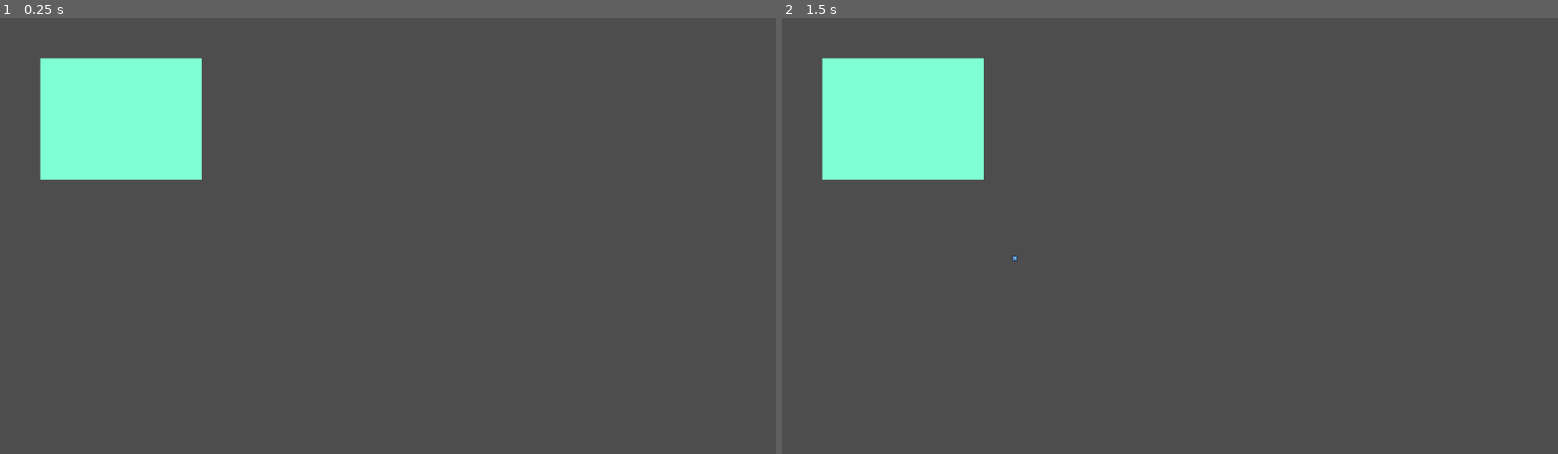
Above: before the commit, frames 1-2 (left to right).
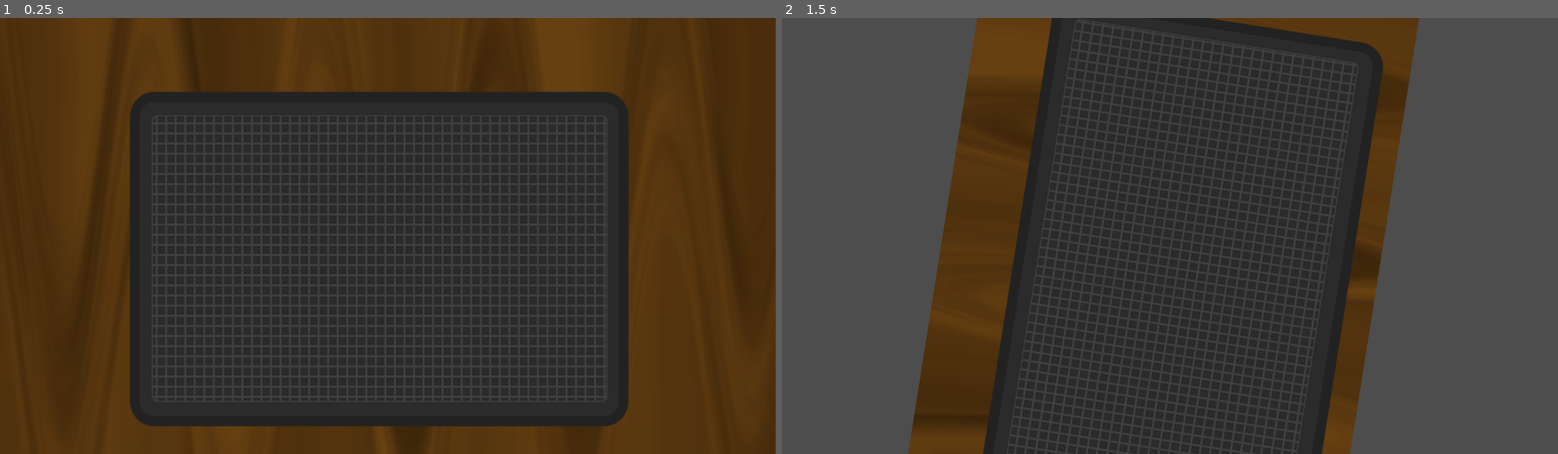
Above: after the commit, the same moments.

Repository: Valvetronix/ggj-2026-neverbullies
Game: Godot game, scene res://scenes/main.tscn
The game is run twice, just before and just after one commit, with the same random seed, the same clock (stepped at 60 frames per second) and the same inputs. This scene is started directly instead of the project's main scene. The engine's default icon, where the game draws it, is replaced by a stand-in: a white triangle on a blue panel in a dark square.
Inputs (mouse positions are in pixels of both pictures, inside the frame that each line leads up to):
- Up to frame 1 (0.25 s): no input
- Up to frame 2 (1.5 s): tap Enter (ui_accept) at 0.5, 0.6, 0.77, 1.07, 1.25 s; move the mouse to (1340, 214) at 0.52 s; move the mouse to (1014, 257) at 1.27 s; click (1014, 257) at 1.35 s

The runs differ from the first frame. In frame 1, 86% of the frame differs, in the area x 0-100%, y 0-100%; in frame 2, 49%.

Commit message:
mascara cambia entre escenas y otras cosas

Diff:
--- a/project.godot
+++ b/project.godot
@@ -18,6 +18,7 @@
 [autoload]
 
 C="*uid://cpa4ui3ni6vfq"
+ParadeSingleton="*uid://dchmn6xoa4gtt"
 
 [display]
 
--- a/scenes/main.tscn
+++ b/scenes/main.tscn
@@ -1,12 +1,29 @@
 [gd_scene format=3 uid="uid://blfxxb66ypa2d"]
 
 [ext_resource type="Script" uid="uid://78217b3831bd" path="res://scripts/cutter_manager.gd" id="1_sugp2"]
+[ext_resource type="Texture2D" uid="uid://y8lirwb0s364" path="res://assets/backgrounds/mesa_trabajo.png" id="2_0wfyh"]
+[ext_resource type="Texture2D" uid="uid://c222jtqqirah4" path="res://assets/backgrounds/textura_tela.png" id="2_jyhfs"]
+[ext_resource type="PackedScene" uid="uid://b7f32u5cbkkbl" path="res://scenes/parade.tscn" id="3_jyhfs"]
 
-[node name="Main" type="Node2D" unique_id=357197009 node_paths=PackedStringArray("sheet")]
+[node name="Main" type="Node2D" unique_id=357197009 node_paths=PackedStringArray("sheet", "spawn", "reference_position_sheet")]
 top_level = true
 script = ExtResource("1_sugp2")
 sheet = NodePath("Sheet")
+spawn = NodePath("ResultContainer")
+reference_position_sheet = NodePath("reference_point")
+texture = ExtResource("2_jyhfs")
+parade = ExtResource("3_jyhfs")
+metadata/_edit_vertical_guides_ = [387.0, 954.0]
+metadata/_edit_horizontal_guides_ = [588.0]
+
+[node name="Background" type="Sprite2D" parent="." unique_id=1598100241]
+position = Vector2(959, 540)
+texture = ExtResource("2_0wfyh")
 
 [node name="Sheet" type="Polygon2D" parent="." unique_id=472698351]
 
 [node name="ResultContainer" type="Node2D" parent="." unique_id=214389509]
+position = Vector2(955, 589)
+
+[node name="reference_point" type="Node2D" parent="." unique_id=1517666413]
+position = Vector2(377, 242)
--- /dev/null
+++ b/scenes/parade.tscn
@@ -0,0 +1,12 @@
+[gd_scene format=3 uid="uid://b7f32u5cbkkbl"]
+
+[ext_resource type="Script" uid="uid://dq3fdx20mireo" path="res://scenes/parade_manager.gd" id="1_bw41a"]
+[ext_resource type="Texture2D" uid="uid://y8lirwb0s364" path="res://assets/backgrounds/mesa_trabajo.png" id="1_c18nw"]
+
+[node name="Parade" type="Node" unique_id=1572792477]
+script = ExtResource("1_bw41a")
+
+[node name="Sprite2D" type="Sprite2D" parent="." unique_id=1364365486]
+position = Vector2(937.0001, 585)
+rotation = -1.4137167
+texture = ExtResource("1_c18nw")
--- /dev/null
+++ b/scenes/parade_manager.gd
@@ -0,0 +1,15 @@
+extends Node
+
+
+# Called when the node enters the scene tree for the first time.
+func _ready() -> void:
+	var mask_to_add = ParadeSingleton.masks[0]
+	ParadeSingleton.remove_child(mask_to_add)
+	add_child(mask_to_add)
+
+	pass # Replace with function body.
+
+
+# Called every frame. 'delta' is the elapsed time since the previous frame.
+func _process(delta: float) -> void:
+	pass
--- a/scripts/cutter.gd
+++ b/scripts/cutter.gd
@@ -4,7 +4,7 @@
 signal cut_finished(points: PackedVector2Array)
 
 # Config
-@export var speed: float = 100.0
+@export var speed: float = 1.0
 @export var trail: Line2D
 @export var finish_cut_threshold: float = 5.0
 
@@ -30,7 +30,8 @@
 	input = get_viewport().get_mouse_position()
 	var targetDirection = (input - position).normalized()
 	var direction = velocity.normalized().lerp(targetDirection, 0.1)
-	velocity = speed * direction.normalized()
+	var newspeed = speed * (input - position).length()
+	velocity = newspeed * direction.normalized()
 
 	if boundingBox.has_point(position + velocity.normalized()):
 		move_and_slide()
--- a/scripts/cutter_manager.gd
+++ b/scripts/cutter_manager.gd
@@ -3,15 +3,20 @@
 @export var sheet: Polygon2D
 var cutter: CharacterBody2D
 @export var spawn: Node2D
+@export var reference_position_sheet:Node2D
 
 # Configuración de la hoja y del punto inicial del cutter
-@export var sheet_size := Vector2(400, 300)
+@export var sheet_size := Vector2(1130, 710)
 @export var start_offset := Vector2(50, 150)
+
+@export var texture: Texture
+@export var parade: PackedScene
 
 var rect_box: Rect2 = Rect2()
 var is_cutter_placed: bool = false
 var poly_shape: Polygon2D
 
+signal cut_finished(poly: Polygon2D)
 
 func _ready() -> void:
 	_setup_sheet()
@@ -21,6 +26,13 @@
 	if Input.is_action_just_pressed("MouseClick") && !is_cutter_placed:
 		is_cutter_placed = true
 		_place_cutter(get_viewport().get_mouse_position())
+
+	if Input.is_action_just_pressed("ui_accept"):
+		remove_child(spawn)
+		ParadeSingleton.add_child(spawn)
+		ParadeSingleton.add_mask(spawn)
+		get_tree().change_scene_to_packed(parade)
+		pass
 
 func _setup_sheet() -> void:
 	var points = PackedVector2Array([
@@ -33,9 +45,9 @@
 	sheet.polygon = points
 	rect_box = _get_bounding_box(points)
 
-	sheet.position = Vector2(100, 100)
+	sheet.position = reference_position_sheet.position
 	rect_box.position = sheet.position
-	sheet.color = Color.AQUAMARINE
+	sheet.color = Color.TRANSPARENT
 
 func _get_bounding_box(poly: PackedVector2Array) -> Rect2:
 	var min_v: Vector2 = poly[0]
@@ -104,10 +116,10 @@
 	poly_shape = Polygon2D.new()
 	poly_shape.polygon = points
 	poly_shape.color = Color.ORANGE
+	poly_shape.texture = texture
+	spawn.add_child(poly_shape)
+	_clear_work_station()
 
-	spawn.add_child(poly_shape)
-	poly_shape.position = spawn.position
-	_clear_work_station()
 
 func _center_points(cent: Vector2, poly: PackedVector2Array) -> void:
 	for p in poly:
--- /dev/null
+++ b/scripts/parade_singleton.gd
@@ -0,0 +1,11 @@
+extends Node
+
+var clients: Array[Node2D]
+var masks: Array[Node2D]
+
+#cambiar tipo de clase de cliente
+func add_client(client: Node2D):
+	clients.append(client)
+
+func add_mask(mask: Node2D):
+	masks.append(mask)
Binary file added: assets/backgrounds/mesa_trabajo.png
Not shown, added: assets/backgrounds/mesa_trabajo.png.import
Binary file added: assets/backgrounds/textura_cuero.png
Not shown, added: assets/backgrounds/textura_cuero.png.import
Binary file added: assets/backgrounds/textura_tela.png
Not shown, added: assets/backgrounds/textura_tela.png.import
Not shown, added: scenes/parade_manager.gd.uid
Not shown, added: scripts/parade_singleton.gd.uid
